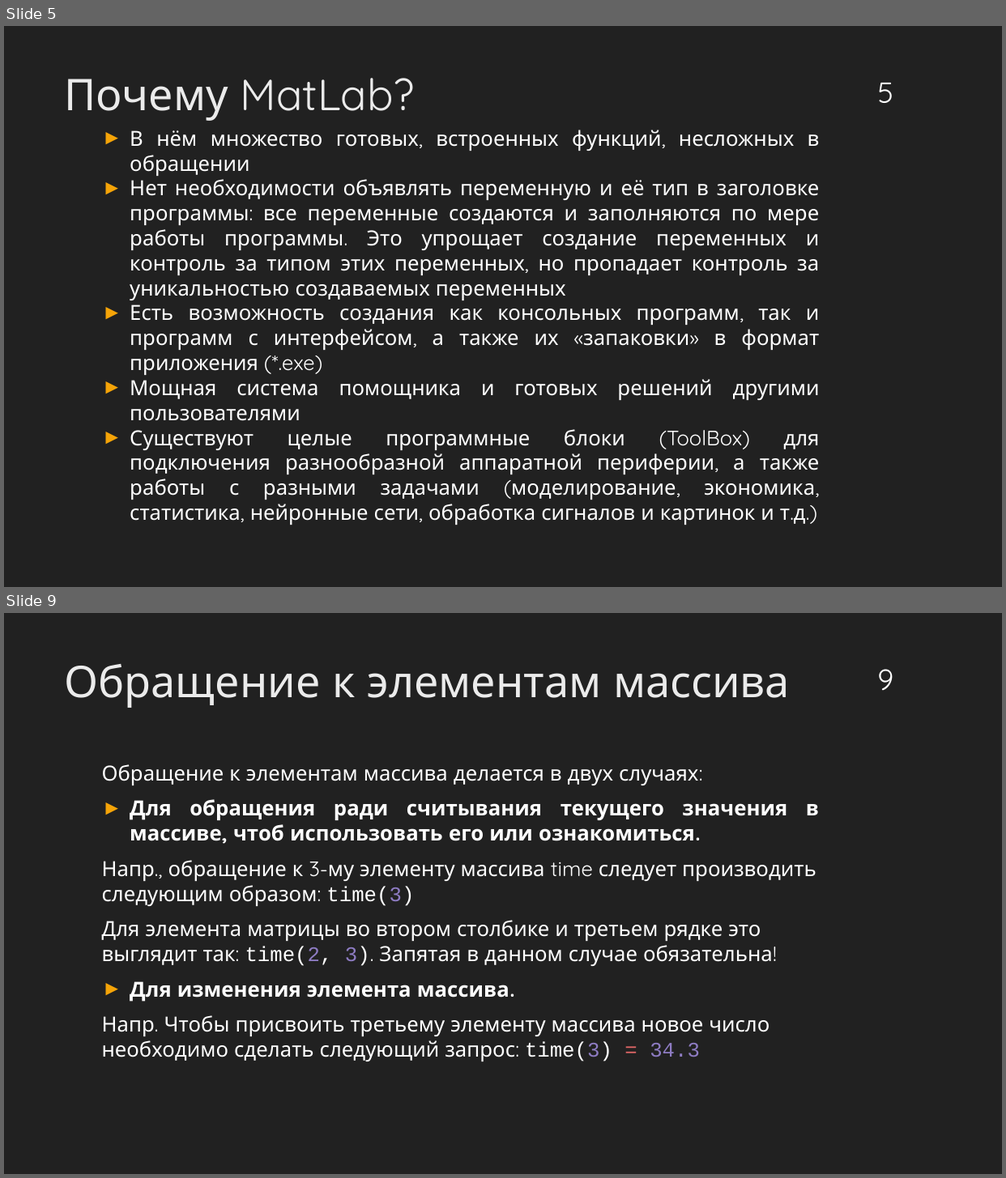
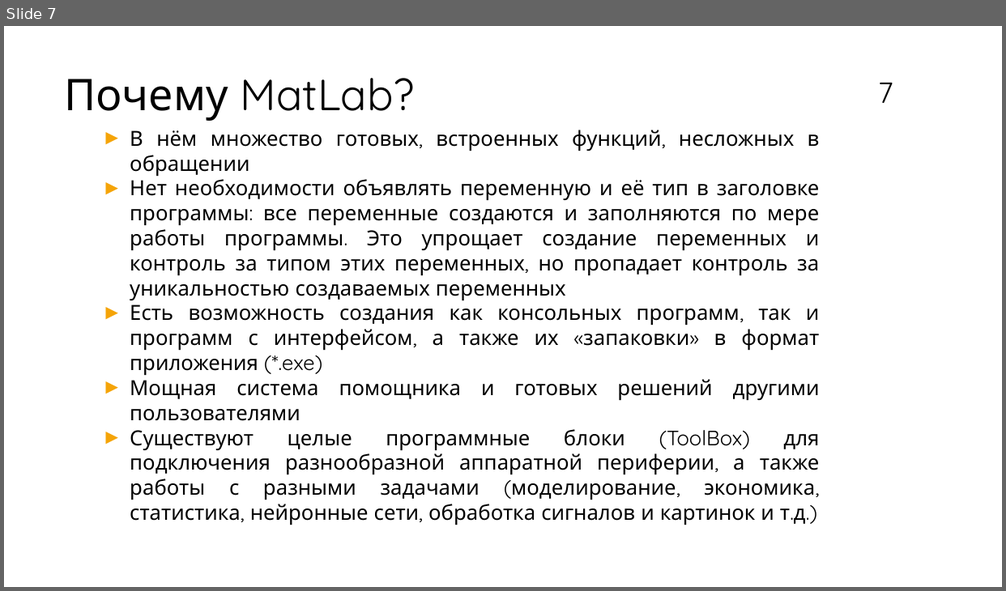
Before and after one commit to vsevernov/calculation-methods, a slide deck: 2023-2024/lectures/Лекция по MatLab №1.pptx. Shown one above the other, each under a label of ours: slides 5 and 9 before the commit, slide 7 after it; the slides between them are not shown. The pictures are 1006x1178 and 1006x591 pixels, drawn with LibreOffice and Linux fonts; fonts in the diff are those of the drawing. Boxes give left, top, right and bottom in pixels: in the first picture for what was removed or moved away, otherwise in the second. Text is boxed around its words. In the diff, an @@ line names an element or a change of style, - is before the commit and + after.

```diff
--- a/2023-2024/lectures/Лекция по MatLab №1.pptx
+++ b/2023-2024/lectures/Лекция по MatLab №1.pptx
@@ slide 9 removed at [4,613,1002,1174], background #212121 @@
@@ text removed at [64,664,790,708] @@
-Обращение к элементам массива
@@ page number removed at [877,669,893,690] @@
-9
@@ text removed at [102,764,819,1062] @@
-Обращение к элементам массива делается в двух случаях:
-► Для обращения ради считывания текущего значения в массиве, чтоб использовать его или ознакомиться.
-Напр., обращение к 3-му элементу массива time следует производить следующим образом: time(3)
-Для элемента матрицы во втором столбике и третьем рядке это выглядит так: time(2, 3). Запятая в данном случае обязательна!
-► Для изменения элемента массива.
-Напр. Чтобы присвоить третьему элементу массива новое число необходимо сделать следующий запрос: time(3) = 34.3
@@ what was slide 5 is now slide 7 @@
@@ slide 7 changed as well @@
@@ background #212121 to #FFFFFF @@
@@ text "Почему MatLab?" at [64,78,415,121]: text colour #EBEBEB to #000000 @@
@@ page number at [878,83,893,103]: text changed; text colour #FFFFFF to #000000 @@
-5
+7
@@ text "В нём множество готовых, встроенных ..." at [130,130,820,525]: text colour #FFFFFF to #000000 @@
```
Also in this commit, not shown: 5 other slides changed, 2 slides added, 14 other slides removed.
